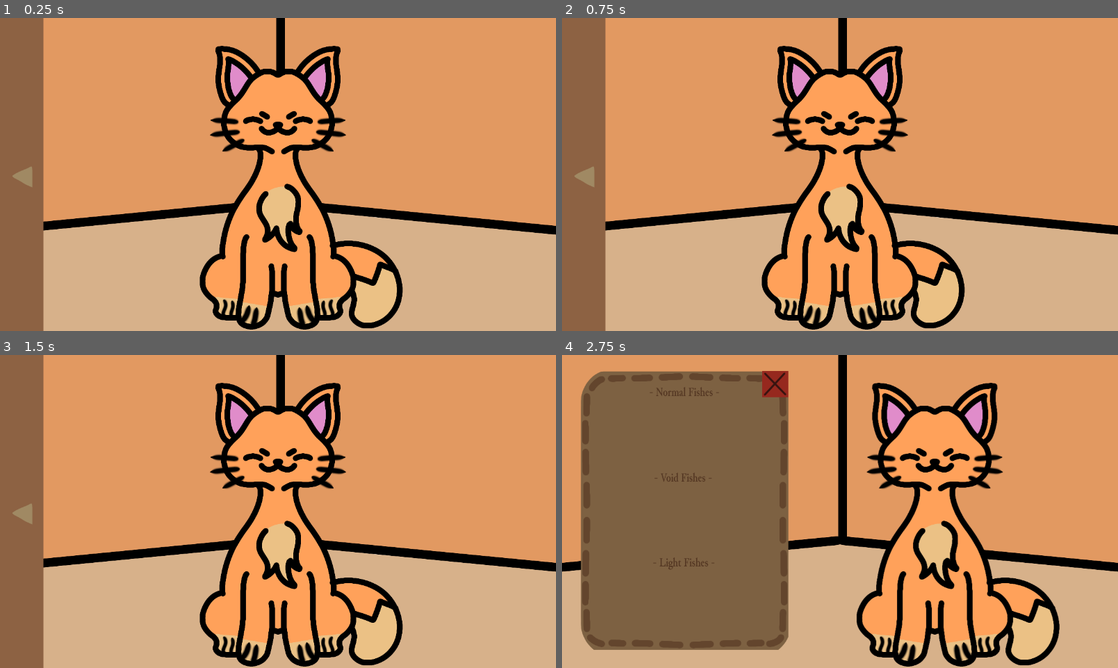
Above: before the commit, frames 1-4 (two rows, left to right).
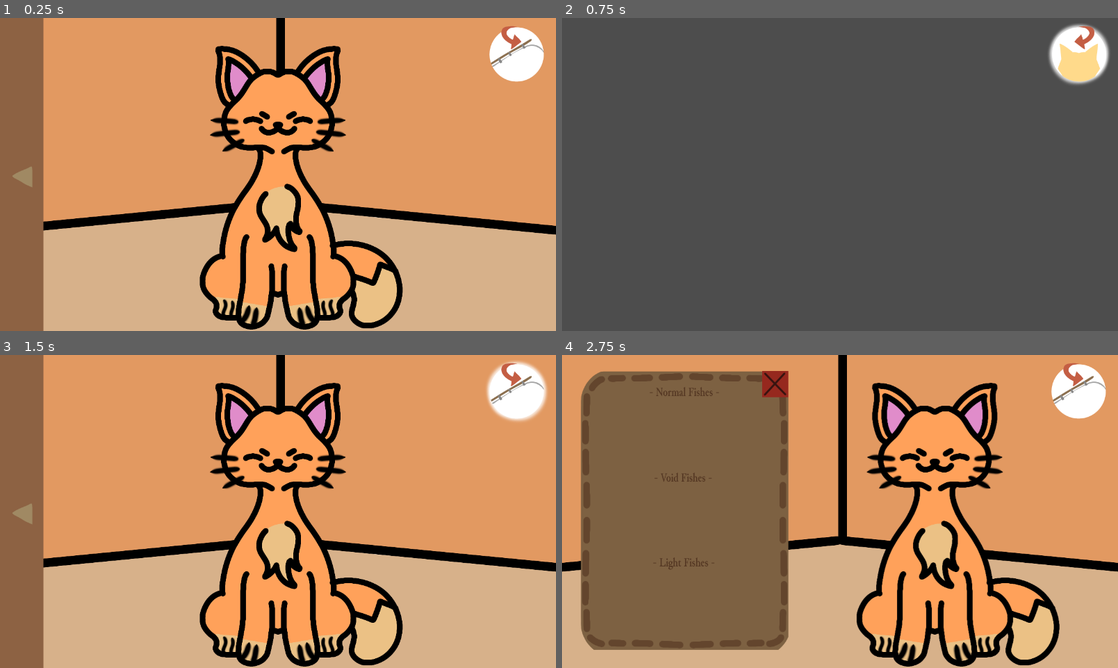
Above: after the commit, the same moments.

Repository: jhazmineaudrey/Reelin-Rifts
Game: Godot game, scene res://Scenes/MainMenu.tscn
Two runs of this game, one before a commit and one after it. Both use one fixed random seed, a clock stepped at 60 frames per second and the inputs below.
Inputs (mouse positions are in pixels of both pictures, inside the frame that each line leads up to):
- Up to frame 1 (0.25 s): no input
- Up to frame 2 (0.75 s): click (1079, 55) at 0.52 s
- Up to frame 3 (1.5 s): click (517, 392) at 1.27 s
- Up to frame 4 (2.75 s): click (584, 511) at 2 s

The runs differ from the first frame. In frame 1, 1.4% of the frame differs, in the area x 88-98%, y 2-21%; in frame 2, 100%, in the area x 0-100%, y 0-100%; in frame 3, 1.7%; in frame 4, 1.4%.

Commit message:
feat: add change scene functionality

Diff:
--- a/Scenes/FishingScene.tscn
+++ b/Scenes/FishingScene.tscn
@@ -1,3 +1,19 @@
 [gd_scene format=3 uid="uid://dsnovo4ykgxq0"]
 
+[ext_resource type="Texture2D" uid="uid://caa8pf4m5mreu" path="res://Assets/ToCatScene.png" id="1_3sevs"]
+[ext_resource type="Script" uid="uid://df7elyy6t1mq8" path="res://Scripts/fishing_scene.gd" id="1_yqmf6"]
+[ext_resource type="Texture2D" uid="uid://dn7ju8dk55y6r" path="res://Assets/ToCatSceneHover.png" id="2_yqmf6"]
+
 [node name="FishingScene" type="Node2D" unique_id=2084561976]
+script = ExtResource("1_yqmf6")
+
+[node name="ChangeSceneIcon" type="TextureButton" parent="." unique_id=1486157117]
+offset_left = 1115.0
+offset_top = 11.0
+offset_right = 1265.0
+offset_bottom = 161.0
+texture_normal = ExtResource("1_3sevs")
+texture_pressed = ExtResource("1_3sevs")
+texture_hover = ExtResource("2_yqmf6")
+
+[connection signal="pressed" from="ChangeSceneIcon" to="." method="_on_change_scene_icon_pressed"]
--- a/Scenes/MainMenu.tscn
+++ b/Scenes/MainMenu.tscn
@@ -22,6 +22,8 @@
 [ext_resource type="Texture2D" uid="uid://b3m5l4qd5syg5" path="res://Assets/Backpack.png" id="19_pjscj"]
 [ext_resource type="Texture2D" uid="uid://bcbjh504ju4u6" path="res://Assets/CloseHover.png" id="20_6byu3"]
 [ext_resource type="Texture2D" uid="uid://ddt26n47wjn1j" path="res://Assets/BackpackHover.png" id="20_m7n2d"]
+[ext_resource type="Texture2D" uid="uid://c8rmldaw2m3tc" path="res://Assets/ToFishSceneHover.png" id="23_leunp"]
+[ext_resource type="Texture2D" uid="uid://dbsiue34aa2al" path="res://Assets/ToFishScene.png" id="24_h1v62"]
 
 [node name="CatScene" type="Control" unique_id=1375224048]
 layout_mode = 3
@@ -138,5 +140,16 @@
 texture_pressed = ExtResource("19_pjscj")
 texture_hover = ExtResource("20_m7n2d")
 
+[node name="ChangeSceneIcon" type="TextureButton" parent="." unique_id=1745503389]
+layout_mode = 0
+offset_left = 1115.0
+offset_top = 11.0
+offset_right = 1265.0
+offset_bottom = 161.0
+texture_normal = ExtResource("23_leunp")
+texture_pressed = ExtResource("23_leunp")
+texture_hover = ExtResource("24_h1v62")
+
 [connection signal="pressed" from="BackpackItems/BackpackClose" to="." method="_on_backpack_close_pressed"]
 [connection signal="pressed" from="BackpackToggle" to="." method="_on_backpack_open_pressed"]
+[connection signal="pressed" from="ChangeSceneIcon" to="." method="_on_change_scene_icon_pressed"]
--- /dev/null
+++ b/Scripts/fishing_scene.gd
@@ -0,0 +1,6 @@
+extends Node2D
+
+var MAIN_MENU = load("uid://cmaar5fm0qybv")
+
+func _on_change_scene_icon_pressed() -> void:
+	get_tree().change_scene_to_packed(MAIN_MENU)
--- a/Scripts/main_menu.gd
+++ b/Scripts/main_menu.gd
@@ -1,4 +1,6 @@
 extends Control
+
+var FISHING_SCENE = load("uid://dsnovo4ykgxq0")
 
 # Groups
 @onready var b_gs: Node2D = $BGs
@@ -65,3 +67,6 @@
 
 func _on_backpack_close_pressed() -> void:
 	backpack_hide()
+
+func _on_change_scene_icon_pressed() -> void:
+	get_tree().change_scene_to_packed(FISHING_SCENE)
Not shown, added: Scripts/fishing_scene.gd.uid
